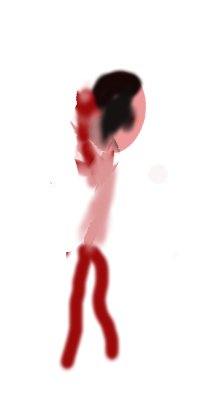
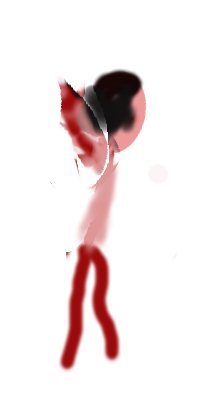
Layer changes from the first 220 x 400 image to the second:
painted on "Layer" over (56, 75, 113, 187)
